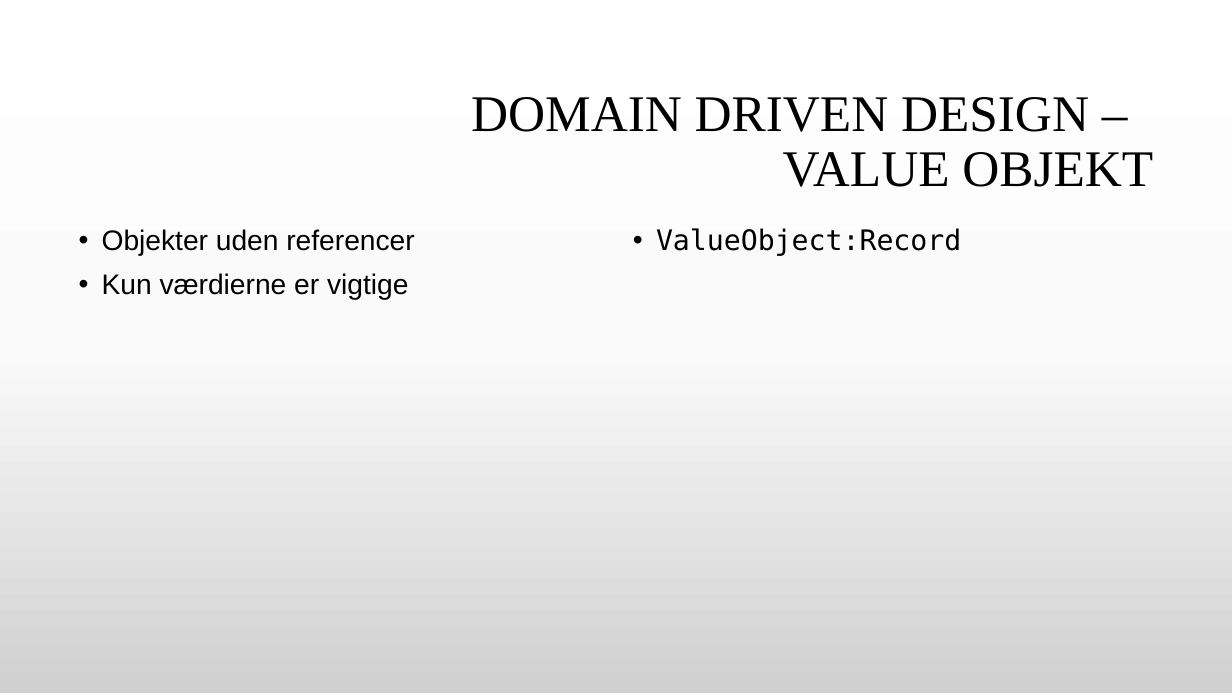
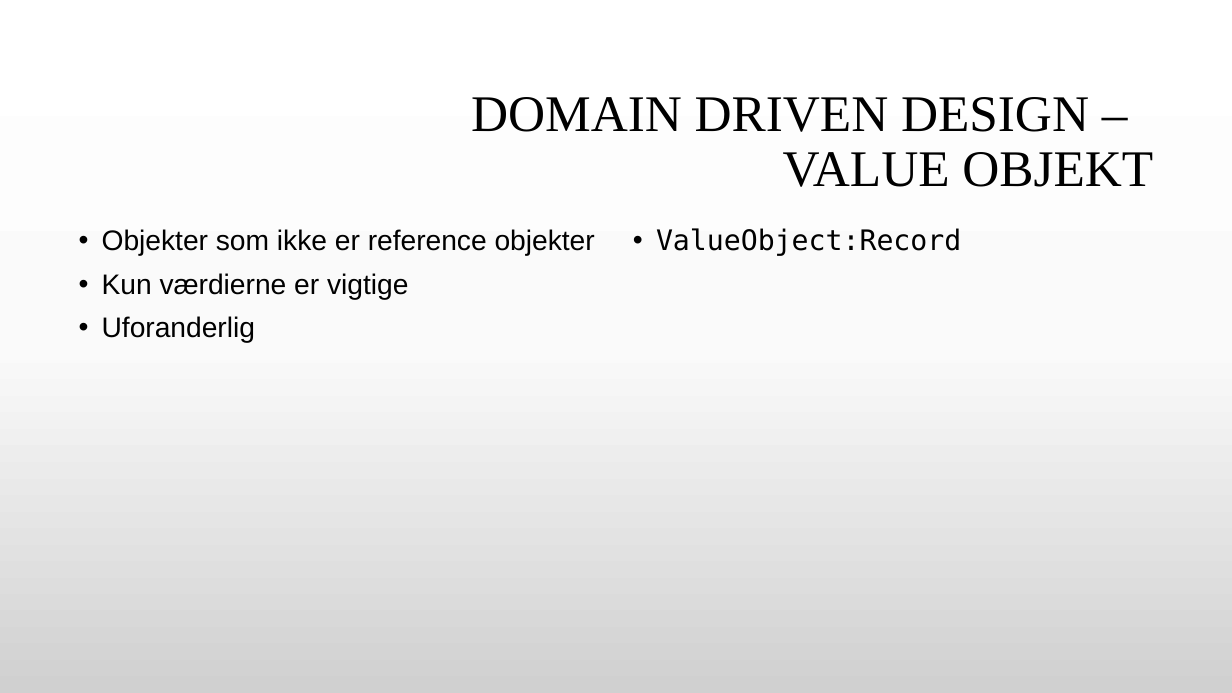
Before and after one commit to GitDeveloperBel/Kafka, a slide deck: slide 14 of presentation.pptx (slide 9 before the commit). Drawn at 1232x693 pixels with LibreOffice and Linux fonts; fonts in the diff are those of the drawing; background and template pictures are left out. Boxes give left, top, right and bottom in pixels: in the first picture for what was removed or moved away, otherwise in the second. Text is boxed around its words. In the diff, an @@ line names an element or a change of style, - is before the commit and + after.

```diff
--- a/presentation.pptx
+++ b/presentation.pptx
@@ text at (102, 229, 595, 256): text changed @@
-• Objekter uden referencer
+• Objekter som ikke er reference objekter
@@ text at (102, 316, 255, 343): paragraph added @@
+• Uforanderlig
```
Also in this commit, not shown: 6 other slides changed, 12 slides added, 2 slides removed, 9 other files.
